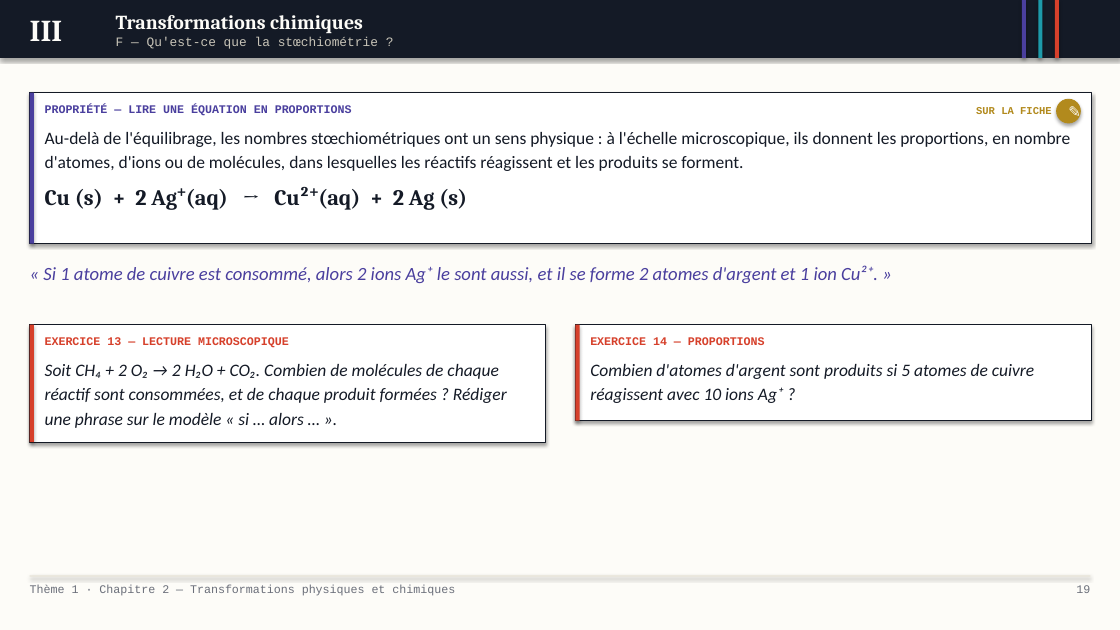
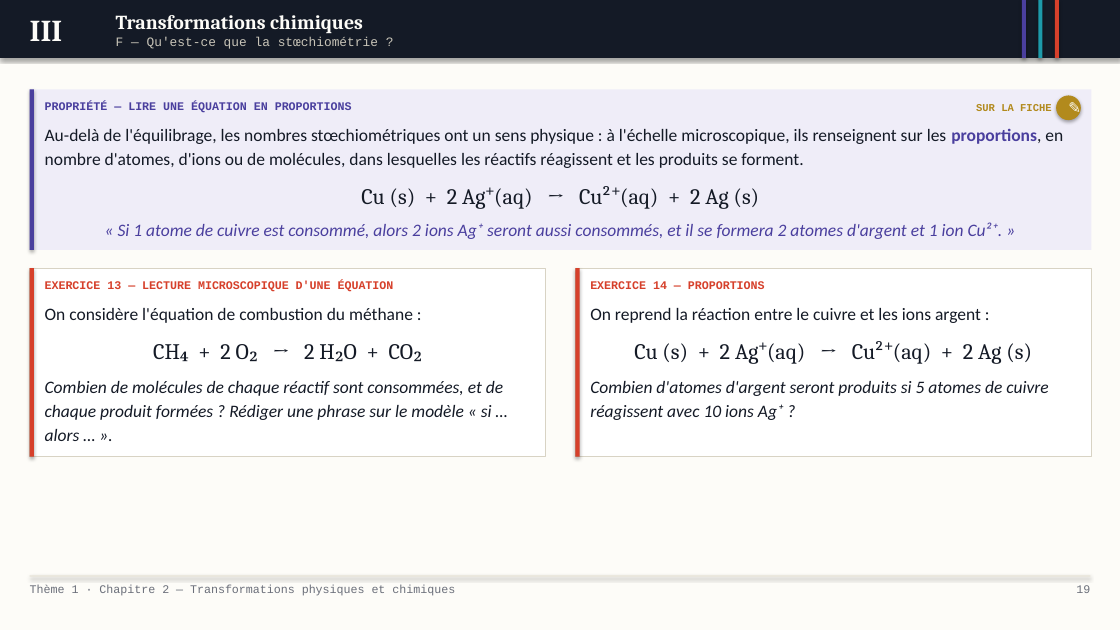
Before and after one commit to MVanHoorde/Site-Web-Portfolio, a slide deck: slide 19 of assets/pptx/pc/diaporama-2nde-t1c2.pptx. Drawn at 1120x630 pixels with LibreOffice and Linux fonts; fonts in the diff are those of the drawing. Boxes give left, top, right and bottom in pixels: in the first picture for what was removed or moved away, otherwise in the second. Text is boxed around its words. In the diff, an @@ line names an element or a change of style, - is before the commit and + after.

```diff
--- a/assets/pptx/pc/diaporama-2nde-t1c2.pptx
+++ b/assets/pptx/pc/diaporama-2nde-t1c2.pptx
@@ rectangle resized from (x1=29, y1=92, x2=34, y2=244) to (x1=29, y1=89, x2=34, y2=250) @@
@@ rectangle resized from (x1=29, y1=92, x2=1091, y2=244) to (x1=29, y1=89, x2=1091, y2=250) @@
@@ rectangle at (x1=29, y1=89, x2=1091, y2=250): fill #FFFFFF to #EFEDF8; outline #141A26 0.75 pt to none; shadow off @@
@@ text "PROPRIÉTÉ — LIRE UNE ÉQUATION ..." moved from (x1=45, y1=105, x2=352, y2=117) to (x1=45, y1=101, x2=352, y2=112) @@
@@ ellipse "✎" moved from (x1=1057, y1=99, x2=1081, y2=123) to (x1=1057, y1=96, x2=1081, y2=119) @@
@@ text at (x1=45, y1=129, x2=1063, y2=168): text changed @@
-Au-delà de l'équilibrage, les nombres stœchiométriques ont un sens physique : à l'échelle microscopique, ils donnent les proportions, en nombre d'atomes, d'ions ou de molécules, dans lesquelles les réactifs réagissent et les produits se forment.
+Au-delà de l'équilibrage, les nombres stœchiométriques ont un sens physique : à l'échelle microscopique, ils renseignent sur les proportions, en nombre d'atomes, d'ions ou de molécules, dans lesquelles les réactifs réagissent et les produits se forment.
@@ text at (x1=361, y1=186, x2=760, y2=209): bold off in "Cu (s) + 2 Ag⁺(aq) → Cu²⁺(aq) ..."; alignment left to centre; more space between paragraphs @@
@@ text at (x1=118, y1=222, x2=1003, y2=239): paragraph added @@
+« Si 1 atome de cuivre est consommé, alors 2 ions Ag⁺ seront aussi consommés, et il se formera 2 atomes d'argent et 1 ion Cu²⁺. »
@@ rectangle at (x1=29, y1=268, x2=545, y2=456): outline #141A26 0.75 pt to #D8D3C4 0.75 pt; shadow off @@
@@ rectangle resized from (x1=29, y1=325, x2=34, y2=443) to (x1=29, y1=268, x2=34, y2=456) @@
@@ rectangle resized from (x1=29, y1=325, x2=545, y2=443) to (x1=29, y1=268, x2=545, y2=456) @@
@@ text removed at (x1=43, y1=265, x2=878, y2=283) @@
-« Si 1 atome de cuivre est consommé, alors 2 ions Ag⁺ le sont aussi, et il se forme 2 atomes d'argent et 1 ion Cu²⁺. »
@@ rectangle resized from (x1=576, y1=325, x2=580, y2=421) to (x1=576, y1=268, x2=580, y2=456) @@
@@ rectangle resized from (x1=576, y1=325, x2=1091, y2=421) to (x1=576, y1=268, x2=1091, y2=456) @@
@@ rectangle at (x1=576, y1=268, x2=1091, y2=456): outline #141A26 0.75 pt to #D8D3C4 0.75 pt; shadow off @@
@@ text at (x1=45, y1=280, x2=394, y2=292): text changed @@
-EXERCICE 13 — LECTURE MICROSCOPIQUE
+EXERCICE 13 — LECTURE MICROSCOPIQUE D'UNE ÉQUATION
@@ text "EXERCICE 14 — PROPORTIONS" moved from (x1=590, y1=337, x2=765, y2=345) to (x1=590, y1=281, x2=765, y2=289) @@
@@ text added at (x1=45, y1=308, x2=413, y2=362), 15 pt, text #141A26 @@
+On considère l'équation de combustion du méthane :
+CH₄ + 2 O₂ → 2 H₂O + CO₂
@@ text added at (x1=590, y1=308, x2=1032, y2=364), 15 pt, text #141A26 @@
+On reprend la réaction entre le cuivre et les ions argent :
+Cu (s) + 2 Ag⁺(aq) → Cu²⁺(aq) + 2 Ag (s)
@@ text at (x1=45, y1=381, x2=503, y2=441): text changed @@
-Soit CH₄ + 2 O₂ → 2 H₂O + CO₂. Combien de molécules de chaque réactif sont consommées, et de chaque produit formées ? Rédiger une phrase sur le modèle « si … alors … ».
+Combien de molécules de chaque réactif sont consommées, et de chaque produit formées ? Rédiger une phrase sur le modèle « si … alors … ».
@@ text at (x1=590, y1=381, x2=1048, y2=420): text changed @@
-Combien d'atomes d'argent sont produits si 5 atomes de cuivre réagissent avec 10 ions Ag⁺ ?
+Combien d'atomes d'argent seront produits si 5 atomes de cuivre réagissent avec 10 ions Ag⁺ ?
```
Also in this commit, not shown: 15 other slides changed, 13 other files.
